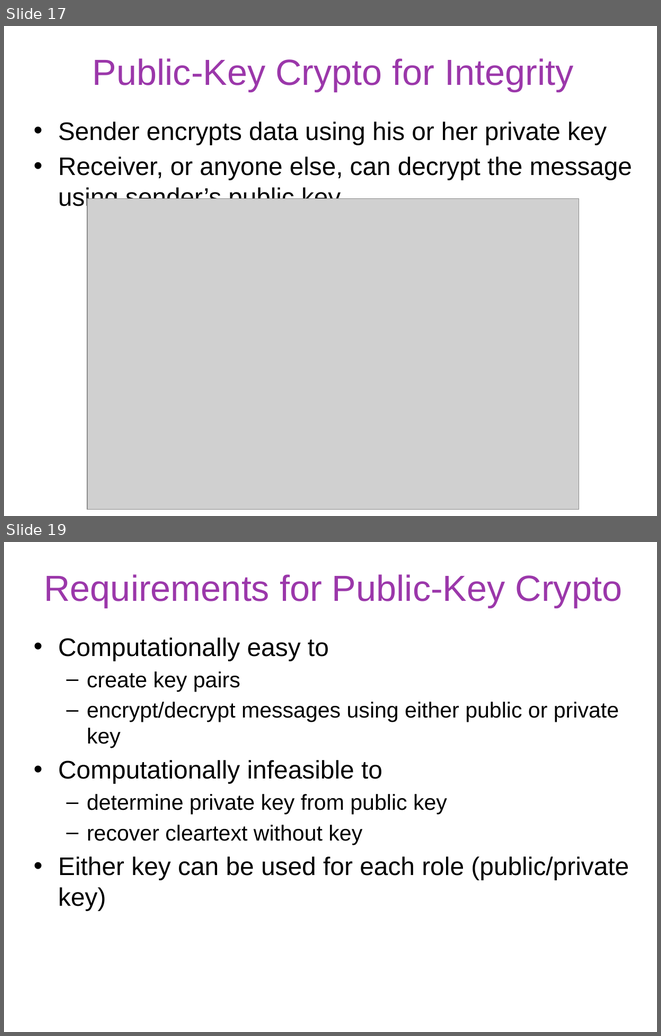
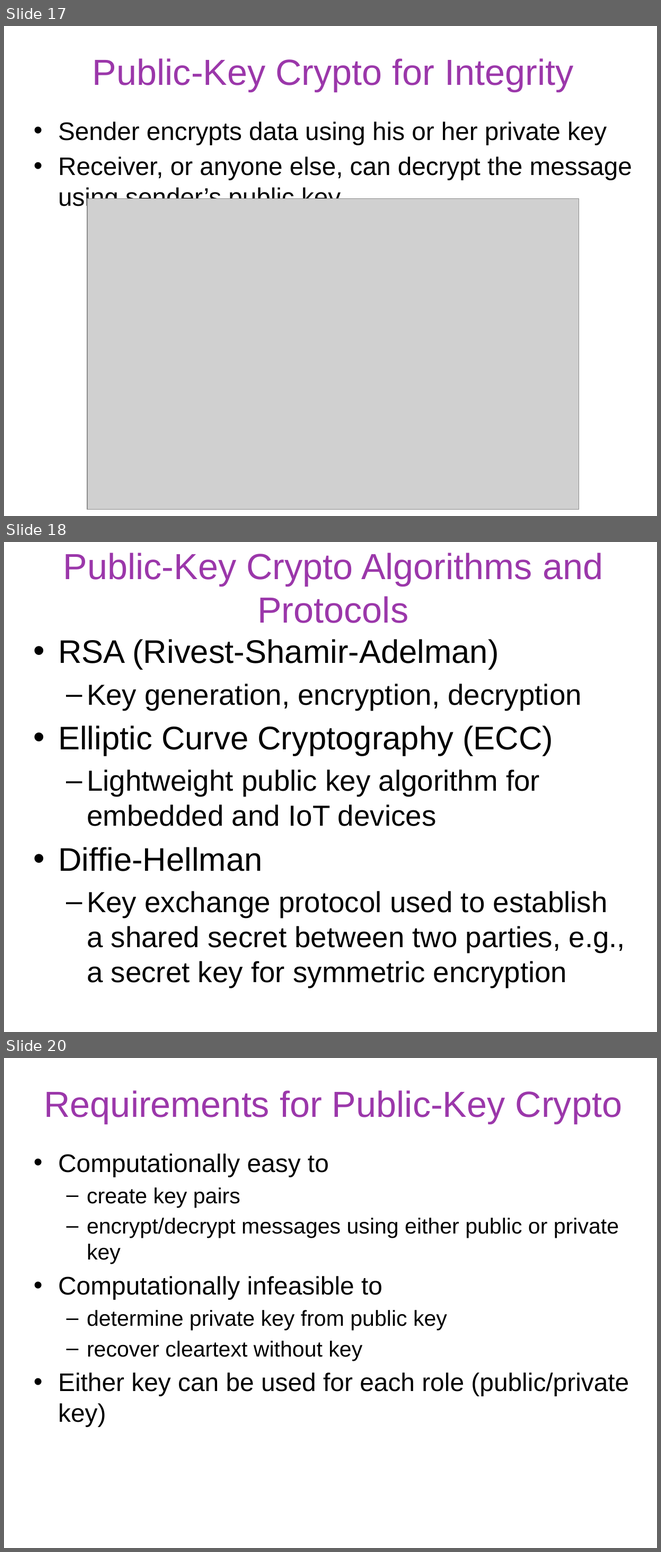
Before and after one commit to gulaoshi/gu.github.io, a slide deck: InfoSec/PPTs/L2-CH02-Cryptograpic Tools.pptx. Shown one above the other, each under a label of ours: slides 17 and 19 before the commit, slides 17, 18 and 20 after it; the slides between them are not shown. The pictures are 661x1036 and 661x1552 pixels, drawn with LibreOffice and Linux fonts; fonts in the diff are those of the drawing; grey boxes stand for pictures. Boxes give left, top, right and bottom in pixels: in the first picture for what was removed or moved away, otherwise in the second. Text is boxed around its words. In the diff, an @@ line names an element or a change of style, - is before the commit and + after.

```diff
--- a/InfoSec/PPTs/L2-CH02-Cryptograpic Tools.pptx
+++ b/InfoSec/PPTs/L2-CH02-Cryptograpic Tools.pptx
@@ slide 18 added at bbox=[4, 542, 657, 1032], background #FFFFFF @@
@@ title added at bbox=[63, 553, 603, 623], 40 pt, text #9B37AA @@
+Public-Key Crypto Algorithms and Protocols
@@ text added at bbox=[58, 639, 625, 987], 32 pt, text #000000 @@
+• RSA (Rivest-Shamir-Adelman)
+  – Key generation, encryption, decryption
+• Elliptic Curve Cryptography (ECC)
+  – Lightweight public key algorithm for embedded and IoT devices
+• Diffie-Hellman
+  – Key exchange protocol used to establish a shared secret between two parties, e.g., a secret key for symmetric encryption
@@ what was slide 19 is now slide 20 @@
```
Also in this commit, not shown: 2 slides changed, 2 other slides added, 1 slide removed, 2 other files.
